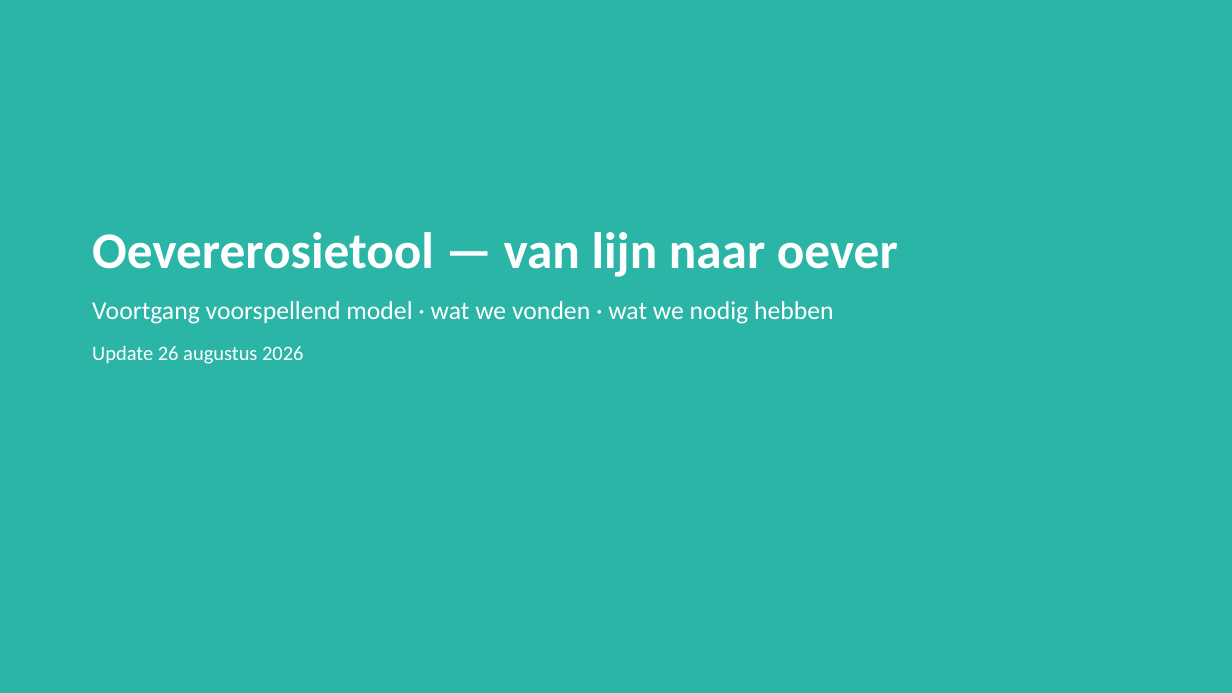
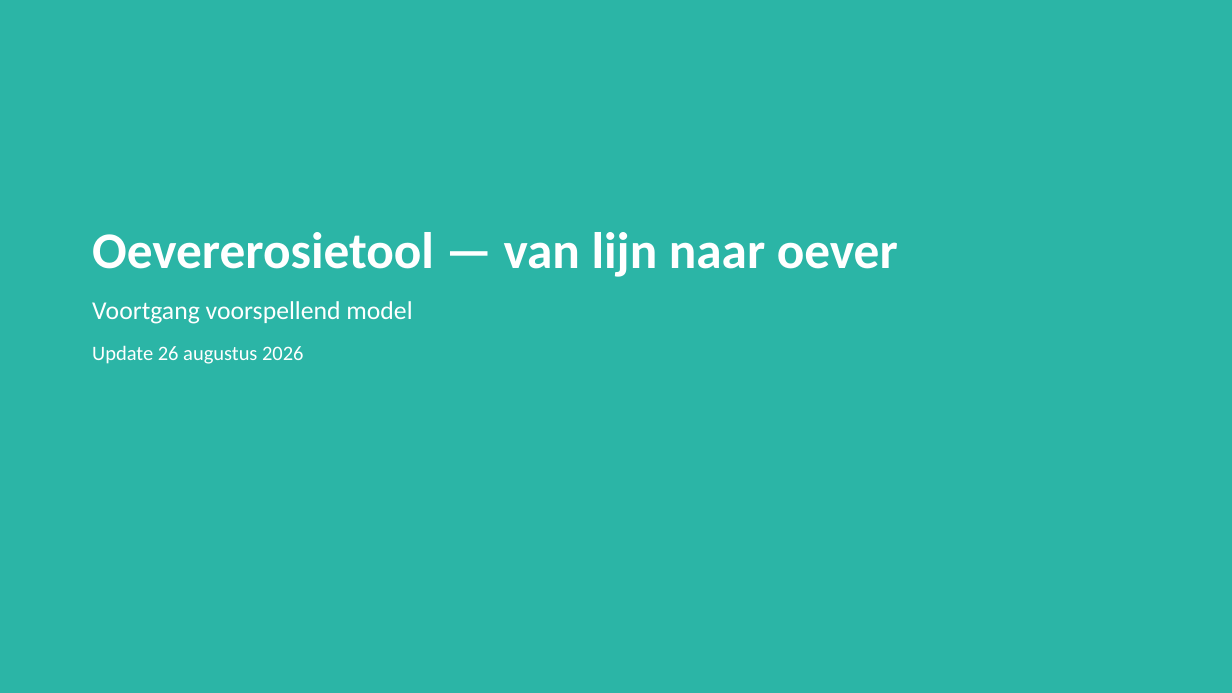
Before and after one commit to HAL24K/wocu-oevererosie, a slide deck: slide 1 of docs/presentations/20260826_update_v2.pptx. Drawn at 1232x693 pixels with LibreOffice and Linux fonts; fonts in the diff are those of the drawing. Boxes give left, top, right and bottom in pixels: in the first picture for what was removed or moved away, otherwise in the second. Text is boxed around its words. In the diff, an @@ line names an element or a change of style, - is before the commit and + after.

```diff
--- a/docs/presentations/20260826_update_v2.pptx
+++ b/docs/presentations/20260826_update_v2.pptx
@@ text at <box>92,301,412,324</box>: text changed @@
-Voortgang voorspellend model · wat we vonden · wat we nodig hebben
+Voortgang voorspellend model
```
Also in this commit, not shown: 14 other slides changed, 1 slide removed, 3 other files.
